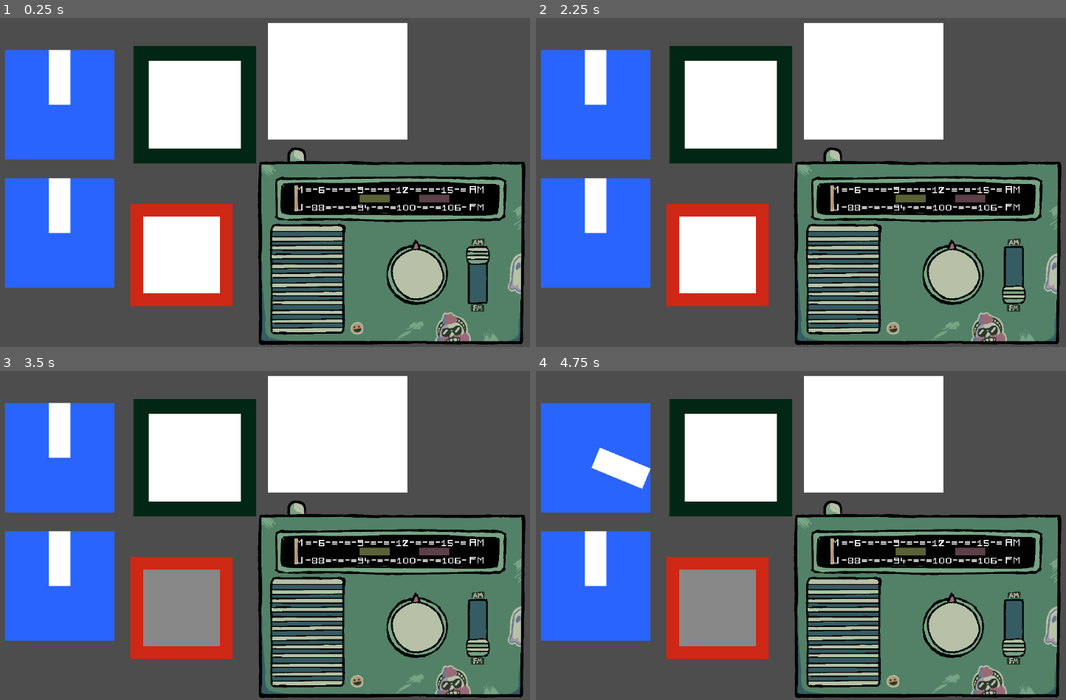
Above: before the commit, frames 1-4 (two rows, left to right).
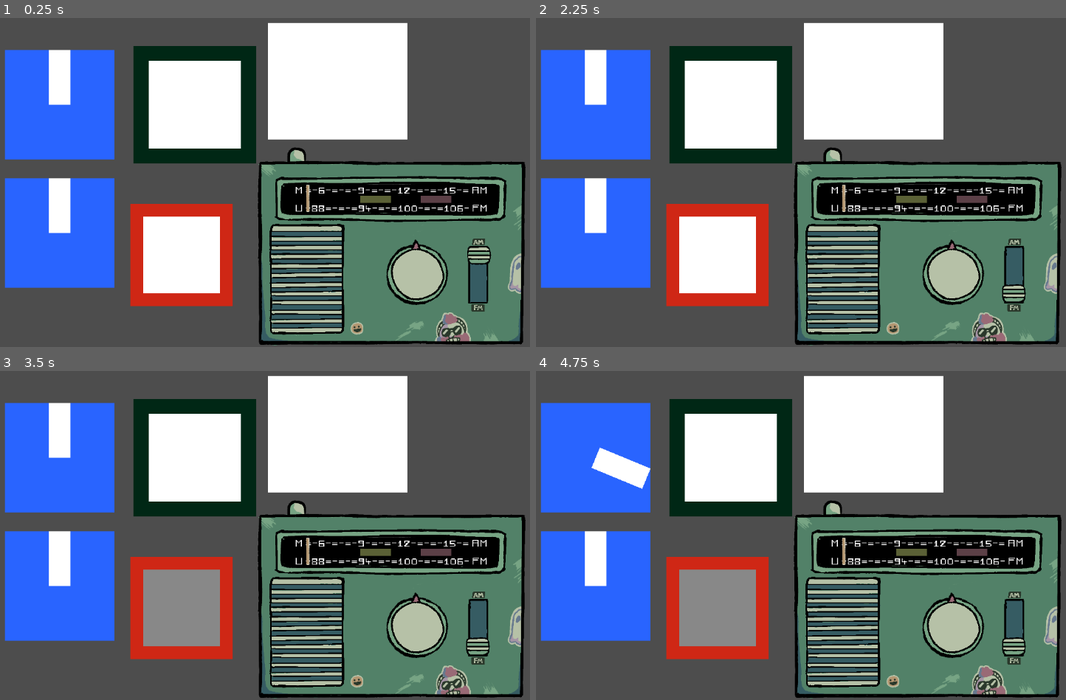
Above: after the commit, the same moments.

Repository: torpeedoo/Bad-Idea-Game-Jam-2026
Game: Godot game, scene res://Machines/Interaction/InteractionTest.tscn
The game is run twice, just before and just after one commit, with the same random seed, the same clock (stepped at 60 frames per second) and the same inputs. The project has no main scene, so this scene is started directly.
Inputs (mouse positions are in pixels of both pictures, inside the frame that each line leads up to):
- Up to frame 1 (0.25 s): no input
- Up to frame 2 (2.25 s): tap Enter at 0.5 s; drag from (732, 103) to (875, 80) at 0.52 s; drag from (875, 80) to (732, 103) at 1.27 s; move the mouse to (1013, 274) at 2.02 s; press the mouse at (1013, 274) at 2.03 s
- Up to frame 3 (3.5 s): release the mouse at (477, 627) at 2.75 s; tap Space at 2.75 s; drag from (180, 607) to (339, 433) at 2.77 s
- Up to frame 4 (4.75 s): tap Enter at 3.5 s; move the mouse to (975, 584) at 3.52 s; press the mouse at (975, 584) at 3.53 s; release the mouse at (975, 584) at 4.25 s; tap Space at 4.25 s; drag from (620, 486) to (1013, 627) at 4.27 s

The runs differ from the first frame. In frame 1, 1.7% of the frame differs, in the area x 50-95%, y 50-97%; in frame 2, 1.8%; in frame 3, 1.8%; in frame 4, 1.8%.

Commit message:
Texture atlas

Diff:
--- a/Machines/Radio/Radio.tscn
+++ b/Machines/Radio/Radio.tscn
@@ -2,20 +2,40 @@
 
 [ext_resource type="Script" uid="uid://dvcgm78i0vtrg" path="res://Machines/Radio/RadioManager.gd" id="1_2o24j"]
 [ext_resource type="Texture2D" uid="uid://npklr4oucu0x" path="res://Machines/Radio/Art/RadioBase.png" id="2_7se1i"]
-[ext_resource type="Texture2D" uid="uid://bblaxhsvn7myl" path="res://Machines/Radio/Art/speaker.png" id="3_45ecp"]
 [ext_resource type="AudioStream" uid="uid://6dhdihl0ix11" path="res://Machines/Radio/Stations/Core/Radio_static.mp3" id="3_55gqe"]
 [ext_resource type="Script" uid="uid://cxol7yofkmdfv" path="res://Machines/Interaction/Dial/dial.gd" id="3_siki7"]
 [ext_resource type="Texture2D" uid="uid://b4g1wrqva2d7h" path="res://Machines/Radio/Art/Radio_dial_move.png" id="4_iiayk"]
 [ext_resource type="Texture2D" uid="uid://ugqbdxabb5r6" path="res://Machines/Radio/Art/Radio_dials_base.png" id="5_ecaeb"]
 [ext_resource type="Script" uid="uid://bepyx1y0smu72" path="res://Machines/Interaction/Switch/Switch.gd" id="6_ipn1w"]
-[ext_resource type="Texture2D" uid="uid://dkn32d4wa7lf3" path="res://Machines/Radio/Art/switch_base.png" id="7_y45h1"]
-[ext_resource type="Texture2D" uid="uid://bm78kx5v48qex" path="res://Machines/Radio/Art/switch_knob.png" id="8_af75l"]
+[ext_resource type="Texture2D" uid="uid://bn2h3ka0gn8yd" path="res://Machines/Radio/Art/RadioButtons.png" id="7_y45h1"]
 [ext_resource type="AudioStream" uid="uid://ck0x5yk8tfgqx" path="res://Machines/Interaction/SFX/computer-mouse-click-352734_short.mp3" id="9_45ecp"]
-[ext_resource type="Texture2D" uid="uid://lck1y6ypm1bv" path="res://Machines/Radio/Art/meter_bg.png" id="10_af75l"]
-[ext_resource type="Texture2D" uid="uid://bwunw3foxapt5" path="res://Machines/Radio/Art/meter_tik.png" id="11_45ecp"]
+
+[sub_resource type="AtlasTexture" id="AtlasTexture_31kwd"]
+atlas = ExtResource("7_y45h1")
+region = Rect2(384.56638, 448.31018, 332.35098, 474.36877)
+
+[sub_resource type="AtlasTexture" id="AtlasTexture_af75l"]
+atlas = ExtResource("7_y45h1")
+region = Rect2(1391.8076, 394.82306, 105.45459, 330.00018)
+
+[sub_resource type="AtlasTexture" id="AtlasTexture_y45h1"]
+atlas = ExtResource("7_y45h1")
+region = Rect2(1389.1145, 766.6028, 119.527466, 93.572876)
+
+[sub_resource type="AtlasTexture" id="AtlasTexture_45ecp"]
+atlas = ExtResource("7_y45h1")
+region = Rect2(1394.9762, 769.0503, 111.96179, 88.63641)
 
 [sub_resource type="RectangleShape2D" id="RectangleShape2D_wudi0"]
 size = Vector2(40, 95)
+
+[sub_resource type="AtlasTexture" id="AtlasTexture_ecaeb"]
+atlas = ExtResource("7_y45h1")
+region = Rect2(446.48605, 215.04956, 1017.84326, 154.6091)
+
+[sub_resource type="AtlasTexture" id="AtlasTexture_ipn1w"]
+atlas = ExtResource("7_y45h1")
+region = Rect2(400.99026, 218.94962, 26.620026, 143.99011)
 
 [node name="radio" type="Node2D" unique_id=909828567 node_paths=PackedStringArray("tune_dial", "freq_display", "static_audio", "am_fm_switch", "meter_marker", "meter_start_marker", "meter_end_marker")]
 script = ExtResource("1_2o24j")
@@ -33,9 +53,9 @@
 
 [node name="speaker" type="Sprite2D" parent="." unique_id=492360517]
 texture_filter = 1
-position = Vector2(-109, 32)
+position = Vector2(-107, 35)
 scale = Vector2(0.3, 0.3)
-texture = ExtResource("3_45ecp")
+texture = SubResource("AtlasTexture_31kwd")
 
 [node name="tune_dial" type="Node2D" parent="." unique_id=1981570356 node_paths=PackedStringArray("knob", "knob_point", "middle_point")]
 position = Vector2(32, 29)
@@ -95,23 +115,23 @@
 [node name="Sprite2D" type="Sprite2D" parent="Switch/BG" unique_id=675870844]
 texture_filter = 1
 scale = Vector2(0.3, 0.3)
-texture = ExtResource("7_y45h1")
+texture = SubResource("AtlasTexture_af75l")
 
 [node name="Button" type="Node2D" parent="Switch" unique_id=1588033695]
 
 [node name="UP" type="Sprite2D" parent="Switch/Button" unique_id=452333641]
 visible = false
 texture_filter = 1
-position = Vector2(-1.375, -25.75)
+position = Vector2(1, -25)
 scale = Vector2(0.275, 0.275)
-texture = ExtResource("8_af75l")
+texture = SubResource("AtlasTexture_y45h1")
 
 [node name="DOWN" type="Sprite2D" parent="Switch/Button" unique_id=1245542815]
 visible = false
 texture_filter = 1
-position = Vector2(-1.375, 24.25)
+position = Vector2(0, 24)
 scale = Vector2(0.275, 0.275)
-texture = ExtResource("8_af75l")
+texture = SubResource("AtlasTexture_45ecp")
 
 [node name="Area2D" type="Area2D" parent="Switch" unique_id=1965859506]
 
@@ -129,21 +149,21 @@
 z_index = -1
 texture_filter = 1
 position = Vector2(-0.12, -67)
-scale = Vector2(0.275, 0.275)
-texture = ExtResource("10_af75l")
+scale = Vector2(0.28, 0.28)
+texture = SubResource("AtlasTexture_ecaeb")
 
 [node name="meter_marker" type="Sprite2D" parent="Frequency Meter" unique_id=868957463]
 z_index = -1
 texture_filter = 1
-position = Vector2(-113, -67)
+position = Vector2(-193, -69)
 scale = Vector2(0.265, 0.265)
-texture = ExtResource("11_45ecp")
+texture = SubResource("AtlasTexture_ipn1w")
 
 [node name="meter_start" type="Marker2D" parent="Frequency Meter" unique_id=1923989720]
-position = Vector2(-121, -69)
+position = Vector2(-106, -69)
 
 [node name="meter_end" type="Marker2D" parent="Frequency Meter" unique_id=1916644263]
-position = Vector2(118, -69)
+position = Vector2(92, -69)
 
 [node name="Label" type="Label" parent="." unique_id=181814676]
 visible = false
Binary file removed: Machines/Radio/Art/meter_bg.png
Not shown, removed: Machines/Radio/Art/meter_bg.png.import
Binary file removed: Machines/Radio/Art/meter_tik.png
Not shown, removed: Machines/Radio/Art/meter_tik.png.import
Binary file removed: Machines/Radio/Art/speaker.png
Not shown, removed: Machines/Radio/Art/speaker.png.import
Binary file removed: Machines/Radio/Art/switch_base.png
Not shown, removed: Machines/Radio/Art/switch_base.png.import
Binary file removed: Machines/Radio/Art/switch_knob.png
Not shown, removed: Machines/Radio/Art/switch_knob.png.import
